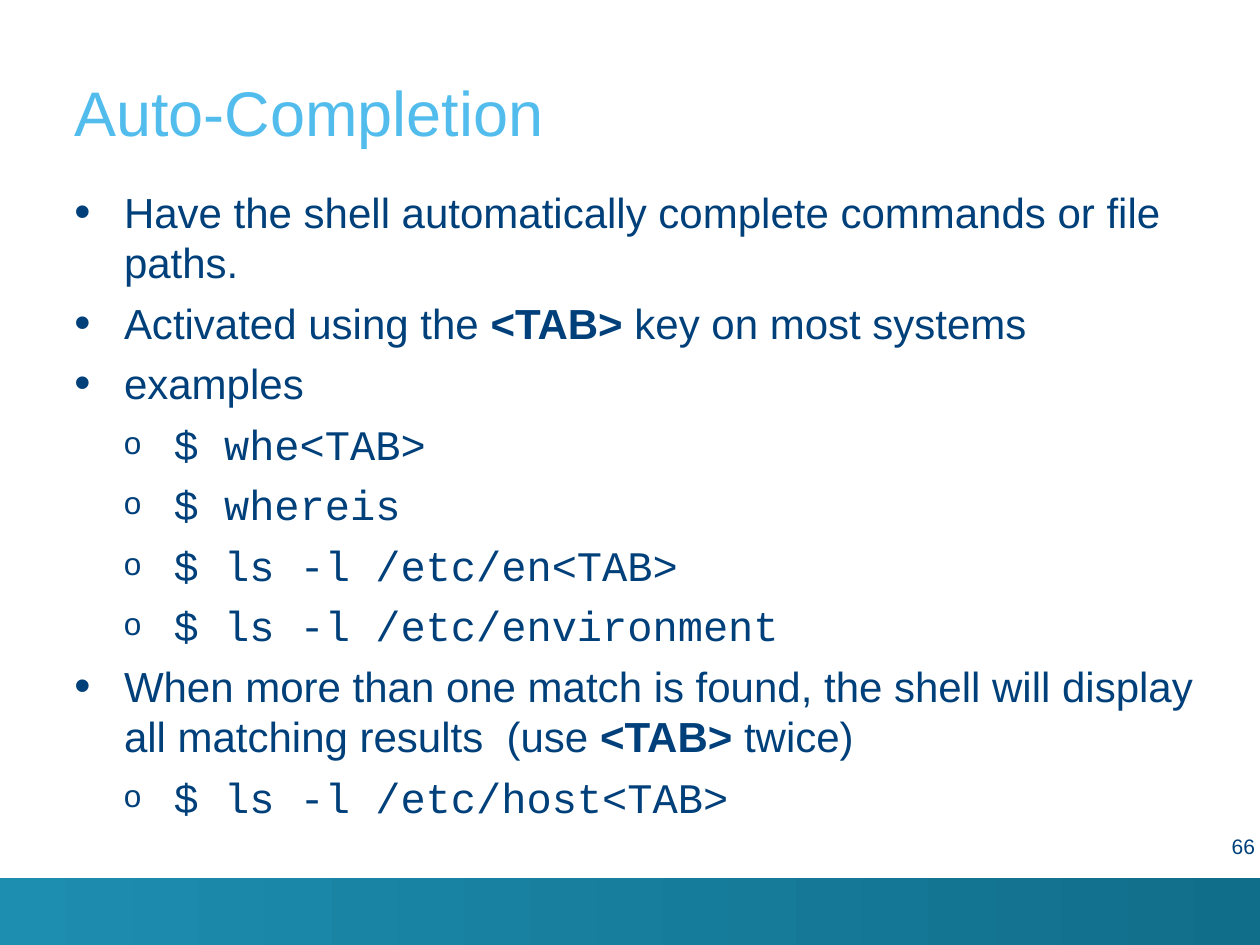
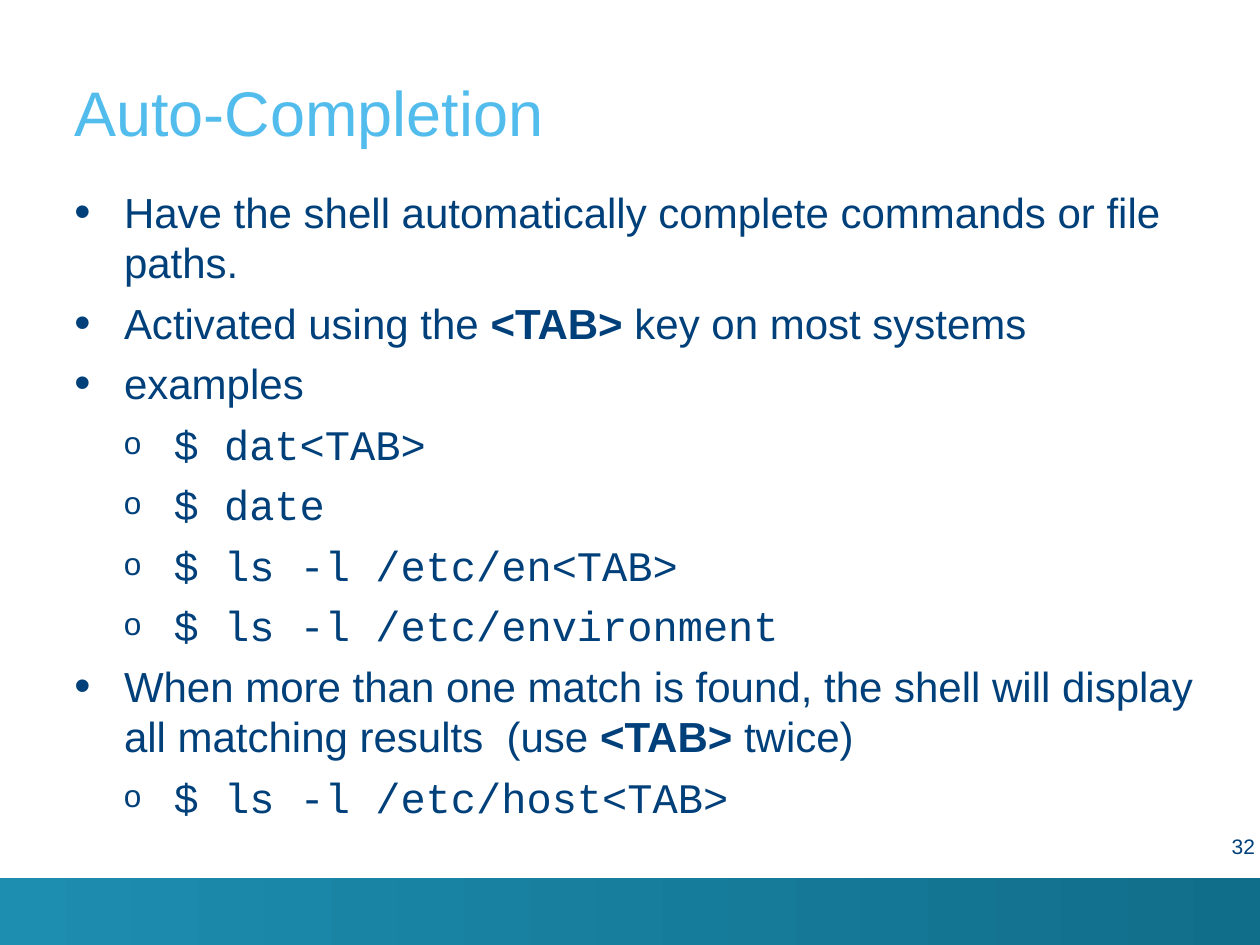
Before and after one commit to hpcleuven/Linux-intro, a slide deck: slide 32 of Linux-intro.pptx (slide 66 before the commit). Drawn at 1260x945 pixels with LibreOffice and Linux fonts; fonts in the diff are those of the drawing; background and template pictures are left out. Boxes give left, top, right and bottom in pixels: in the first picture for what was removed or moved away, otherwise in the second. Text is boxed around its words. In the diff, an @@ line names an element or a change of style, - is before the commit and + after.

```diff
--- a/Linux-intro.pptx
+++ b/Linux-intro.pptx
@@ text at [224, 429, 426, 521]: text changed @@
-  o $ whe<TAB>
-  o $ whereis
+  o $ dat<TAB>
+  o $ date
@@ page number at [1232, 839, 1255, 855]: text changed @@
-66
+32
```
Also in this commit, not shown: 14 other slides changed, 8 slides removed, 3 other files.
